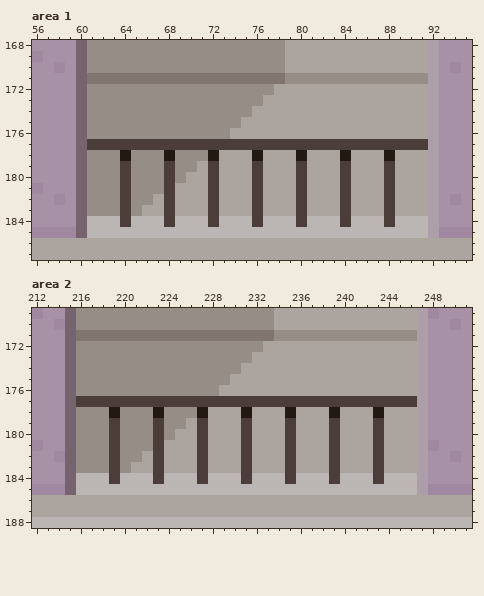
Pixel-art file: art/sakala.aseprite. This is how it looked before the edit.
300x300 pixels, 1 frame. Colours within 5 levels of each other are drawn and written as one. Shown: area 1: x 56..95, y 168..187; area 2: x 212..251, y 169..188. The commit also changed other parts of the picture, which this record leaves out.
New version:
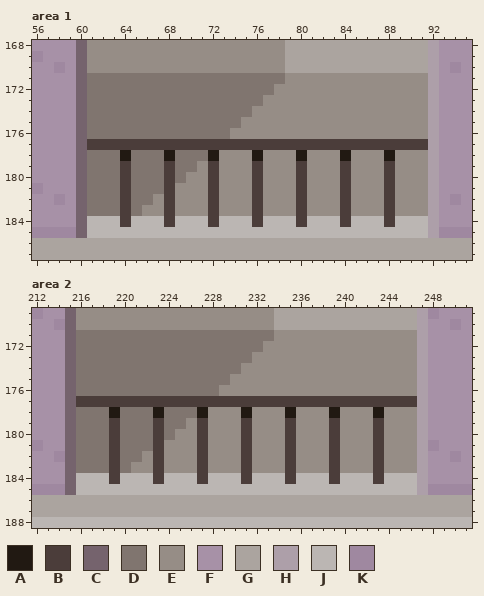
Palette (. is transparent): A #211912  B #4b3d3a  C #75636d  D #80756f  E #968d86  F #a791a7  G #aba49f  H #ad9fa9  J #bbb6b3  K #9f88a0
Diff:
Area 1, layer "Maja":
The author changed colour E to colour D in row 172 at x 61 to 77; in row 173 at x 61 to 76; in row 174 at x 61 to 75; in row 175 at x 61 to 74; in row 176 at x 61 to 73; in row 178 at x 61 to 63, 65 to 67 and 69 to 71.
The author changed colour E to colour D in row 179 at x 61 to 63, 65 to 67 and 69 to 70; in row 180 at x 61 to 63, 65 to 67 and 69; in row 181 at x 61 to 63 and 65 to 67; in row 182 at x 61 to 63 and 65 to 66; in row 183 at x 61 to 63 and 65.
The author changed colour G to colour E in row 172 at x 78 to 91; in row 173 at x 77 to 91; in row 174 at x 76 to 91; in row 175 at x 75 to 91; in row 176 at x 74 to 91; in row 178 at x 73 to 75, 77 to 79, 81 to 83, 85 to 87 and 89 to 91.
The author changed colour G to colour E in row 179 at x 71, 73 to 75, 77 to 79, 81 to 83, 85 to 87 and 89 to 91; in row 180 at x 70 to 71, 73 to 75, 77 to 79, 81 to 83, 85 to 87 and 89 to 91; in row 181 at x 69 to 71, 73 to 75, 77 to 79, 81 to 83, 85 to 87 and 89 to 91; in row 182 at x 67, 69 to 71, 73 to 75, 77 to 79, 81 to 83, 85 to 87 and 89 to 91; in row 183 at x 66 to 67, 69 to 71, 73 to 75, 77 to 79, 81 to 83, 85 to 87 and 89 to 91.
Area 2, layer "Maja":
The author changed colour E to colour D in row 172 at x 216 to 232; in row 173 at x 216 to 231; in row 174 at x 216 to 230; in row 175 at x 216 to 229; in row 176 at x 216 to 228; in row 178 at x 216 to 218, 220 to 222 and 224 to 226.
The author changed colour E to colour D in row 179 at x 216 to 218, 220 to 222 and 224 to 225; in row 180 at x 216 to 218, 220 to 222 and 224; in row 181 at x 216 to 218 and 220 to 222; in row 182 at x 216 to 218 and 220 to 221; in row 183 at x 216 to 218 and 220.
The author changed colour G to colour E in row 172 at x 233 to 246; in row 173 at x 232 to 246; in row 174 at x 231 to 246; in row 175 at x 230 to 246; in row 176 at x 229 to 246; in row 178 at x 228 to 230, 232 to 234, 236 to 238, 240 to 242 and 244 to 246.
The author changed colour G to colour E in row 179 at x 226, 228 to 230, 232 to 234, 236 to 238, 240 to 242 and 244 to 246; in row 180 at x 225 to 226, 228 to 230, 232 to 234, 236 to 238, 240 to 242 and 244 to 246; in row 181 at x 224 to 226, 228 to 230, 232 to 234, 236 to 238, 240 to 242 and 244 to 246; in row 182 at x 222, 224 to 226, 228 to 230, 232 to 234, 236 to 238, 240 to 242 and 244 to 246; in row 183 at x 221 to 222, 224 to 226, 228 to 230, 232 to 234, 236 to 238, 240 to 242 and 244 to 246.
